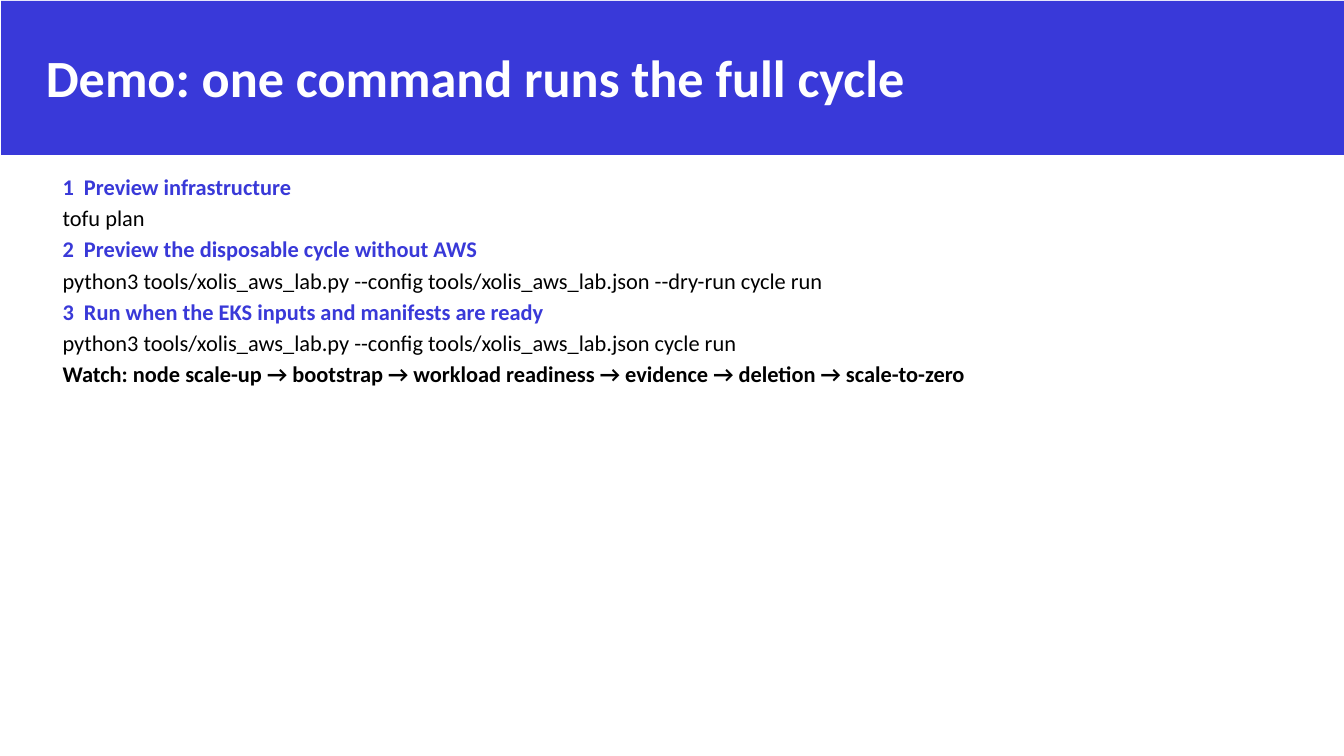
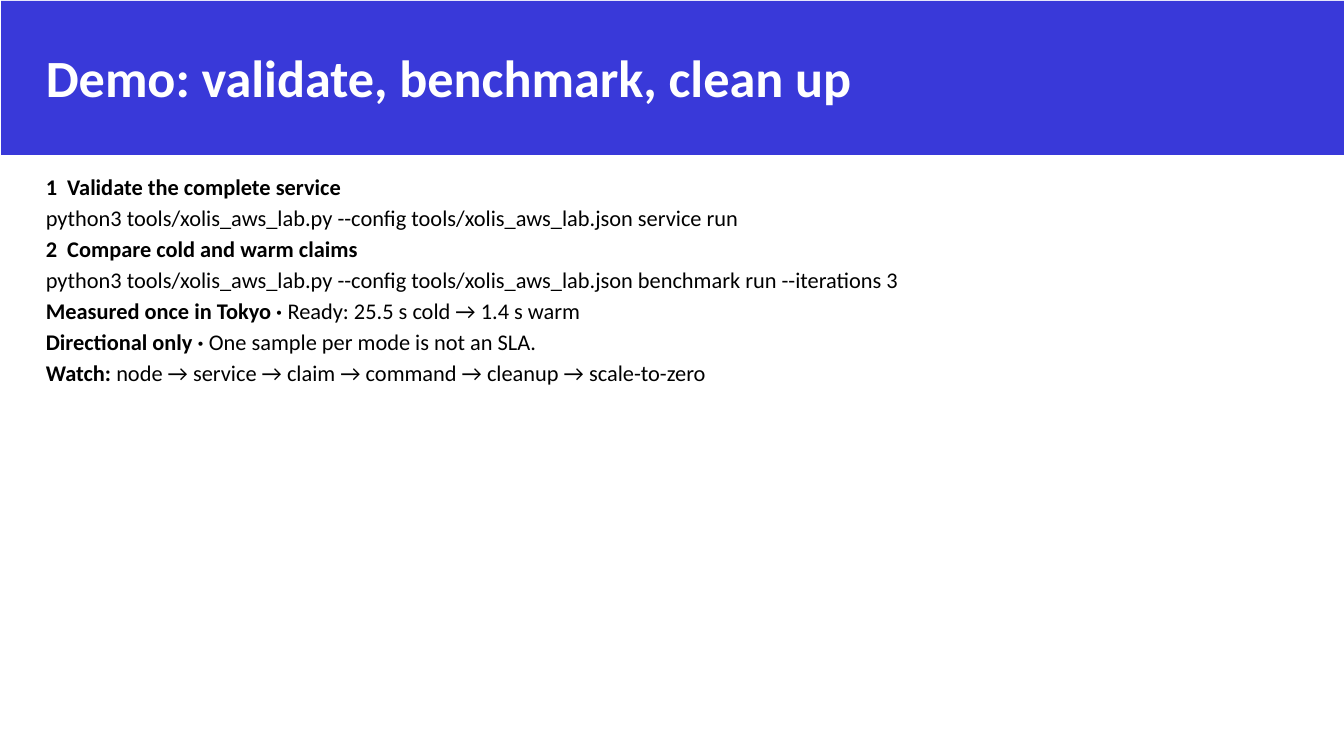
Before and after one commit to gnawux/xolis, a slide deck: slide 12 of Docs/decks/kubecon-jp-2026/Sandbox_for_Agentic_Application_with_Cloud_Native_Stack.pptx. Drawn at 1344x756 pixels with LibreOffice and Linux fonts; fonts in the diff are those of the drawing; background and template pictures are left out. Boxes give left, top, right and bottom in pixels: in the first picture for what was removed or moved away, otherwise in the second. Text is boxed around its words. In the diff, an @@ line names an element or a change of style, - is before the commit and + after.

```diff
--- a/Docs/decks/kubecon-jp-2026/Sandbox_for_Agentic_Application_with_Cloud_Native_Stack.pptx
+++ b/Docs/decks/kubecon-jp-2026/Sandbox_for_Agentic_Application_with_Cloud_Native_Stack.pptx
@@ title at [46, 60, 851, 106]: text changed @@
-Demo: one command runs the full cycle
+Demo: validate, benchmark, clean up
@@ text at [46, 179, 897, 385]: text changed; bold off @@
-1 Preview infrastructure
-tofu plan
-2 Preview the disposable cycle without AWS
-python3 tools/xolis_aws_lab.py --config tools/xolis_aws_lab.json --dry-run cycle run
-3 Run when the EKS inputs and manifests are ready
-python3 tools/xolis_aws_lab.py --config tools/xolis_aws_lab.json cycle run
-Watch: node scale-up → bootstrap → workload readiness → evidence → deletion → scale-to-zero
+1 Validate the complete service
+python3 tools/xolis_aws_lab.py --config tools/xolis_aws_lab.json service run
+2 Compare cold and warm claims
+python3 tools/xolis_aws_lab.py --config tools/xolis_aws_lab.json benchmark run --iterations 3
+Measured once in Tokyo · Ready: 25.5 s cold → 1.4 s warm
+Directional only · One sample per mode is not an SLA.
+Watch: node → service → claim → command → cleanup → scale-to-zero
```
Also in this commit, not shown: 1 other slide changed, 1 slide added, 1 slide removed, 3 other files.
